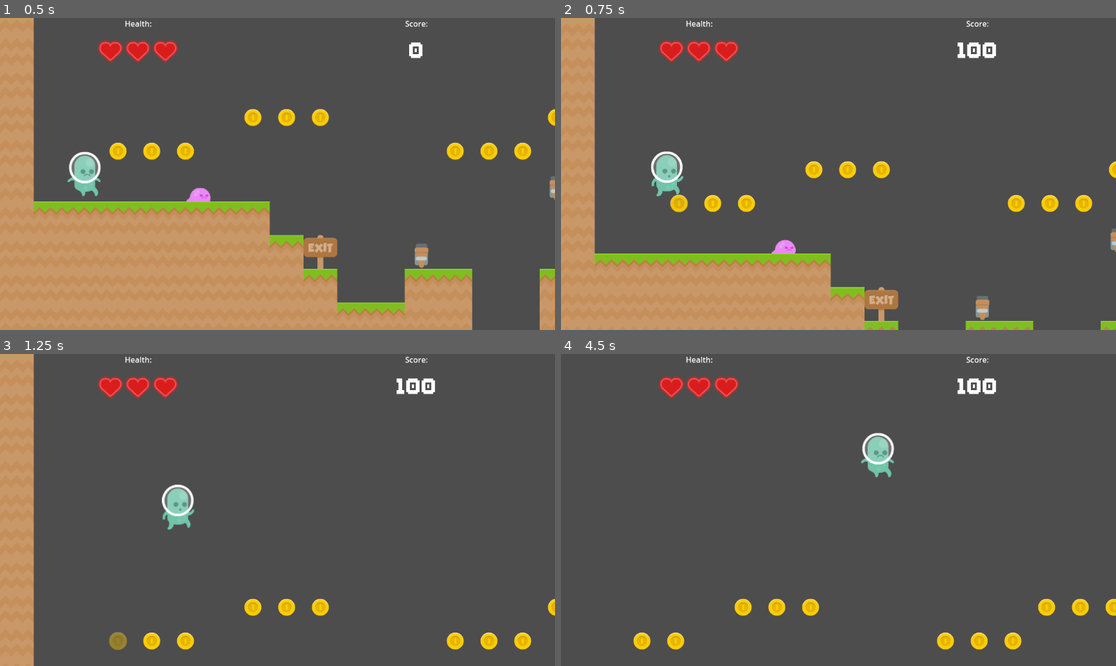
Above: before the commit, frames 1-4 (two rows, left to right).
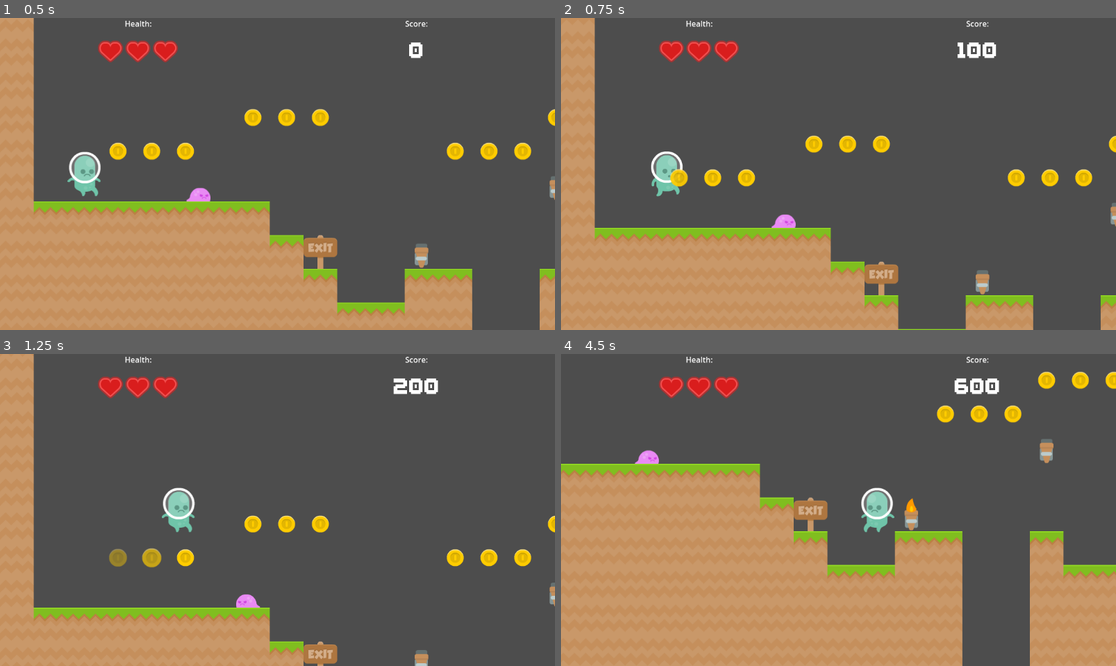
Above: after the commit, the same moments.

Repository: GreenCloversGames/Scalable-Platformer-Template
Game: Godot game, scene res://Scenes/Levels/test_level.tscn
Two runs of this game, one before a commit and one after it. Both use one fixed random seed, a clock stepped at 60 frames per second and the inputs below.
Inputs:
- Up to frame 1 (0.5 s): no input
- Up to frame 2 (0.75 s): tap Enter (ui_accept) at 0.5, 0.6 s; hold Right (ui_right) from 0.53 s (still down)
- Up to frame 3 (1.25 s): keep holding Right (ui_right); tap Enter (ui_accept) at 0.77, 1.07 s
- Up to frame 4 (4.5 s): tap Enter (ui_accept) at 1.35, 1.52, 1.82, 2.1, 2.85, 3.02, 3.32, 3.6, 3.77, 4.07, 4.35 s; release Right (ui_right) at 2.03 s; hold Left (ui_left) 2.03-2.78 s; hold Right (ui_right) 2.78-4.28 s; hold Left (ui_left) from 4.28 s (still down)

Frame 1 is identical in both runs. In frame 2, 12% of the frame differs, in the area x 6-100%, y 37-100%; in frame 3, 12%; in frame 4, 48%, in the area x 0-100%, y 5-100%.

Commit message:
Fixed Coyote time for player

Diff:
--- a/Scenes/Player/player.gd
+++ b/Scenes/Player/player.gd
@@ -15,7 +15,11 @@
 
 var health = 3
 
-var  can_jump = true
+var jumping = true
+
+var coyote_frames = 30 # How many in-air frames to allow jumping
+var coyote = false  # Track whether we're in coyote time or not
+
 
 
 signal player_lost_health(new_health)
@@ -23,7 +27,7 @@
 
 func _ready():
 	super()
-	%CoyoteTimer.wait_time = (coyote_time_frames/1)
+	%CoyoteTimer.wait_time = coyote_frames / 60.0
 	SceneTrainsition.target = self
 
 
@@ -44,16 +48,18 @@
 			$AnimatedSprite2D.play("fall")
 
 func handle_physics(delta):
+	if is_on_floor():
+		jumping = false
+	# Handle Jump.
+	if Input.is_action_just_pressed("ui_accept") and (is_on_floor() or coyote):
+		velocity.y = JUMP_VELOCITY
+		jumping = true
+		if coyote:
+			coyote = false
 
-	if not is_on_floor() and can_jump and %CoyoteTimer.is_stopped():
+	if !is_on_floor() and last_floor and !jumping:
+		coyote = true
 		%CoyoteTimer.start()
-
-	elif is_on_floor():
-		can_jump = true
-
-	# Handle Jump.
-	if Input.is_action_just_pressed("ui_accept") and can_jump:
-		velocity.y = JUMP_VELOCITY
 
 	# Get the input direction and handle the movement/deceleration.
 	# As good practice, you should replace UI actions with custom gameplay actions.
@@ -81,9 +87,9 @@
 	camera.limit_bottom = rect.end.y
 
 func _on_coyote_timer_timeout():
-	if not is_on_floor():
-		can_jump = false
+	coyote = false
 	pass # Replace with function body.
 
 func react_to_hitting(hitbody):
 	velocity.y = JUMP_VELOCITY
+	jumping = true
--- a/Scenes/Virtual/actor.gd
+++ b/Scenes/Virtual/actor.gd
@@ -6,6 +6,10 @@
 
 # Get the gravity from the project settings to be synced with RigidBody nodes.
 var gravity = ProjectSettings.get_setting("physics/2d/default_gravity")
+
+#Get if the Actor was on the floor last frame
+var last_floor = false  # Last frame's on-floor state
+
 
 signal hit_body(body)
 
@@ -22,6 +26,7 @@
 	if not is_on_floor():
 		velocity.y += gravity * delta
 	handle_physics(delta)
+	last_floor = is_on_floor()
 	move_and_slide()
 
 func handle_physics(delta):
